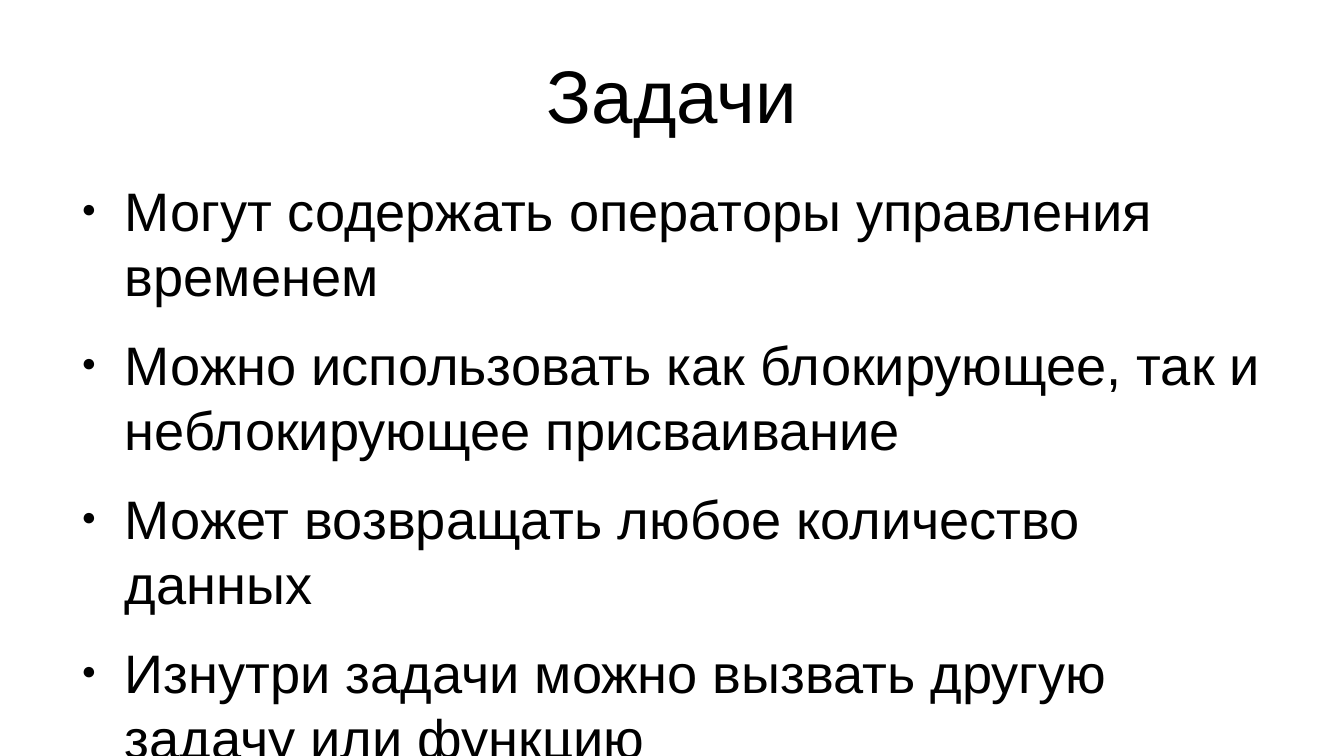
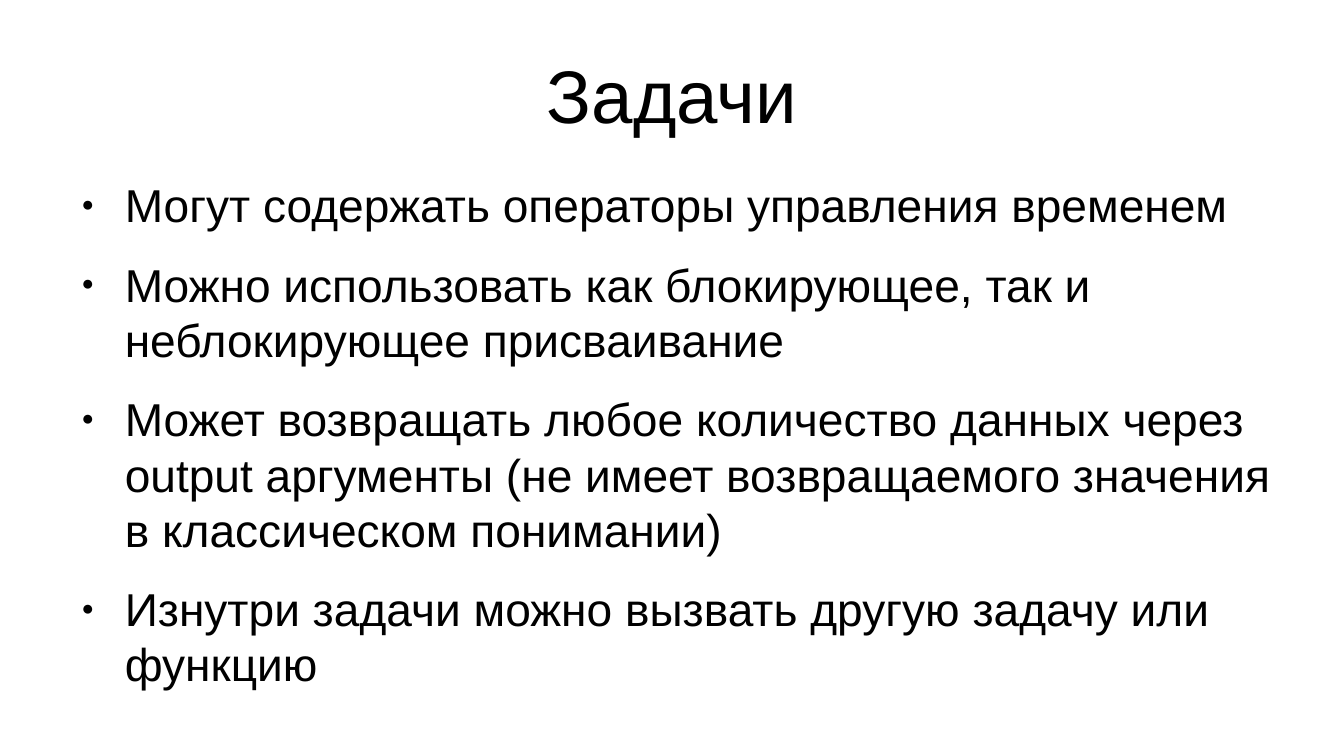
Before and after one commit to romakeii/rg-fpga-course, a slide deck: slide 35 of part-2/presentation.odp (slide 34 before the commit). Drawn at 1344x756 pixels with LibreOffice and Linux fonts; fonts in the diff are those of the drawing. Boxes give left, top, right and bottom in pixels: in the first picture for what was removed or moved away, otherwise in the second. Text is boxed around its words. In the diff, an @@ line names an element or a change of style, - is before the commit and + after.

```diff
--- a/part-2/presentation.odp
+++ b/part-2/presentation.odp
@@ text at [125,190,1227,690]: size 32 to 27.2 pt in "Могут содержать операторы управления временем", "Можно использовать как блокирующее, так и неблокирующее ...", "Изнутри задачи можно вызвать другую задачу или ..." @@
@@ text at [125,402,1270,556]: text changed; size 32 to 27.2 pt @@
-● Может возвращать любое количество данных
+● Может возвращать любое количество данных через output аргументы (не имеет возвращаемого значения в классическом понимании)
```
Also in this commit, not shown: 7 other slides changed, 1 slide added, 1 other file.
